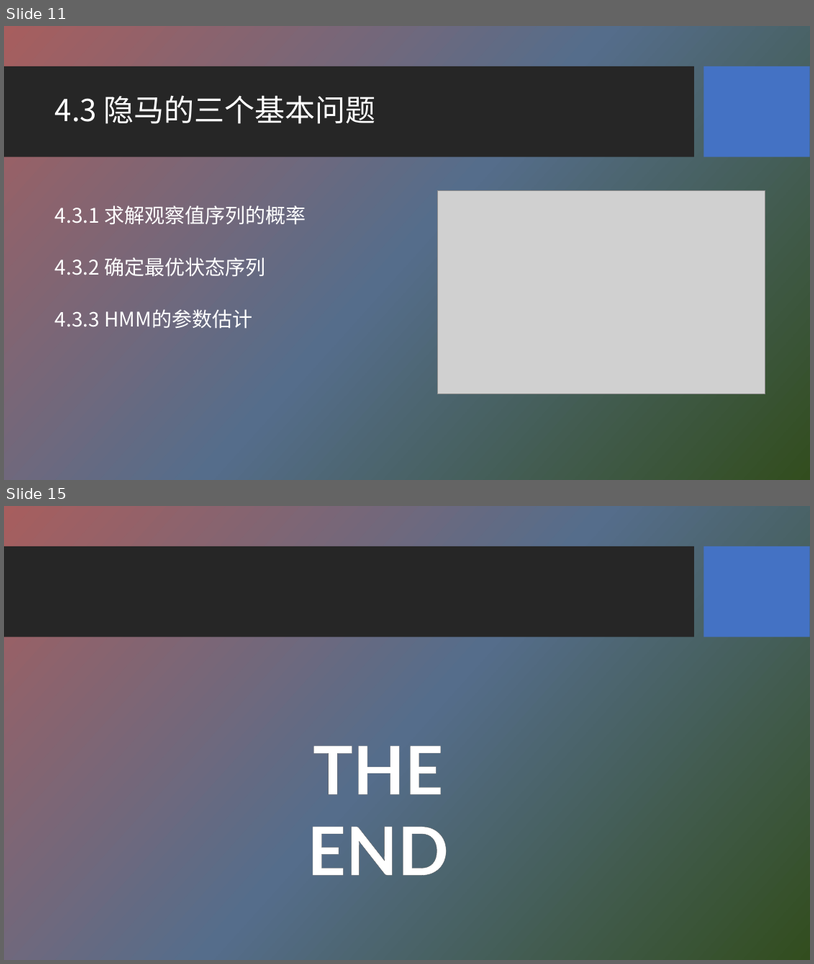
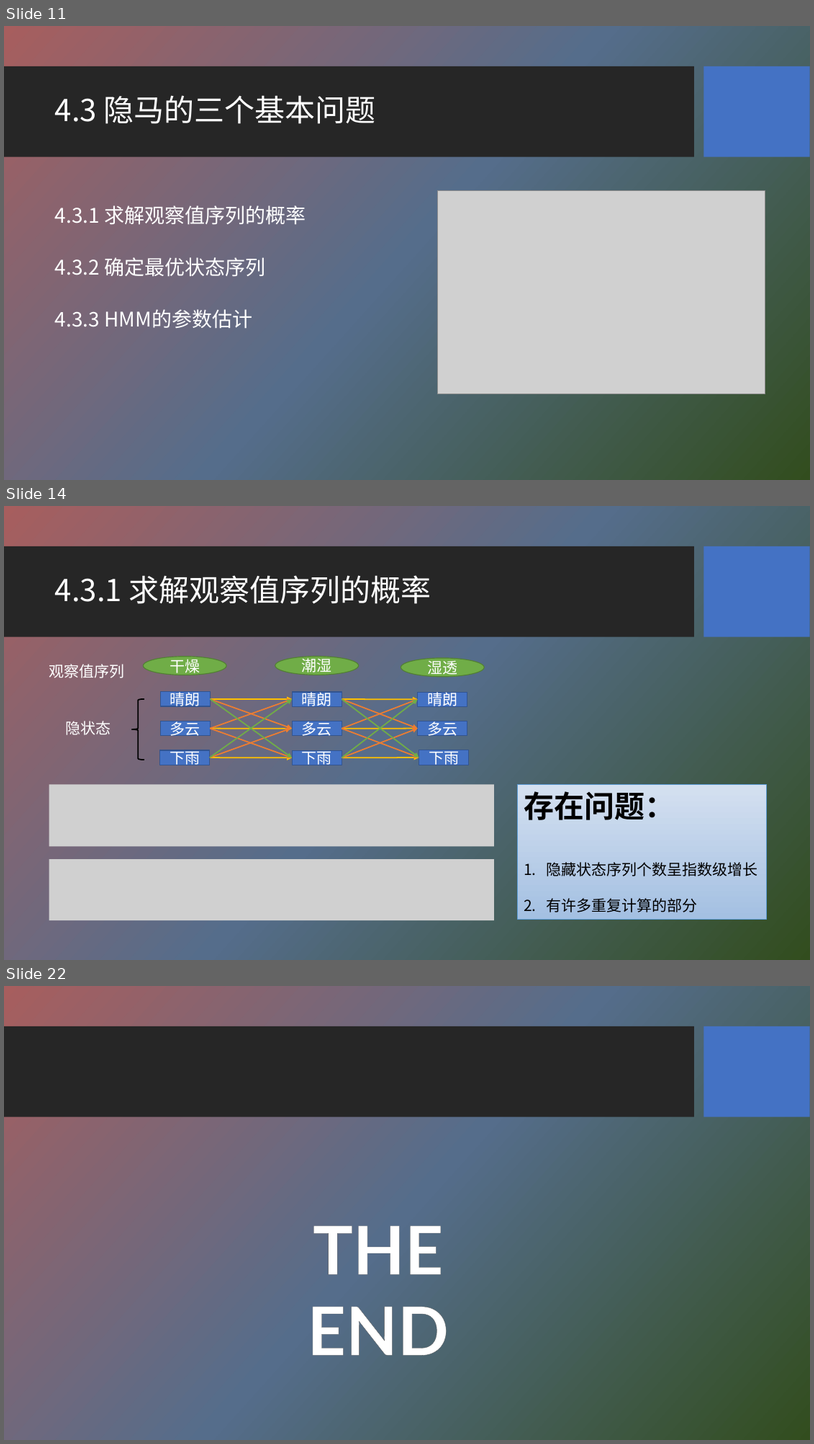
Before and after one commit to HBU/NLP_PPT, a slide deck: PPT-2020/ch04 隐马尔科夫模型.pptx. Shown one above the other, each under a label of ours: slides 11 and 15 before the commit, slides 11, 14 and 22 after it; the slides between them are not shown. The pictures are 814x964 and 814x1444 pixels, drawn with LibreOffice and Linux fonts; fonts in the diff are those of the drawing; grey boxes stand for pictures; background and template pictures are left out. Boxes give left, top, right and bottom in pixels: in the first picture for what was removed or moved away, otherwise in the second. Text is boxed around its words. In the diff, an @@ line names an element or a change of style, - is before the commit and + after.

```diff
--- a/PPT-2020/ch04 隐马尔科夫模型.pptx
+++ b/PPT-2020/ch04 隐马尔科夫模型.pptx
@@ slide 14 added at [4, 506, 810, 960], background picture (left out); not listed: 2 template elements that a slide beside it also shows @@
@@ title added at [55, 575, 432, 604], 36 pt, text #FFFFFF @@
+4.3.1 求解观察值序列的概率
@@ group added at [49, 656, 484, 765]: 18 arrows, 9 rectangles, 3 ellipses, 2 texts, 1 left brace @@
+晴朗
+晴朗
+晴朗
+多云
+下雨
+多云
+多云
+下雨
+下雨
+干燥
+潮湿
+湿透
+观察值序列
+隐状态
@@ picture added at [49, 784, 494, 846] @@
@@ rectangle added at [518, 784, 767, 919], fill gradient #D4E1F1 to #A5C0E3, outline #5B9BD5 0.75 pt, 18 pt, text #000000 @@
+存在问题：
+1. 隐藏状态序列个数呈指数级增长
+2. 有许多重复计算的部分
@@ picture added at [49, 859, 494, 920] @@
@@ what was slide 15 is now slide 22 @@
```
Also in this commit, not shown: 3 slides changed, 8 other slides added, 2 slides removed.
